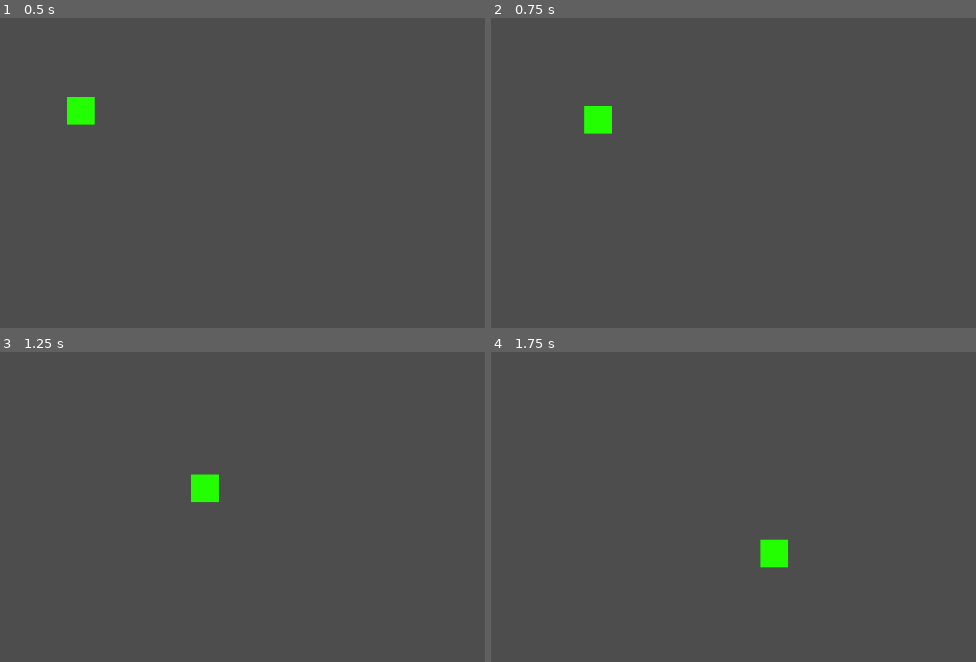
Above: before the commit, frames 1-4 (two rows, left to right).
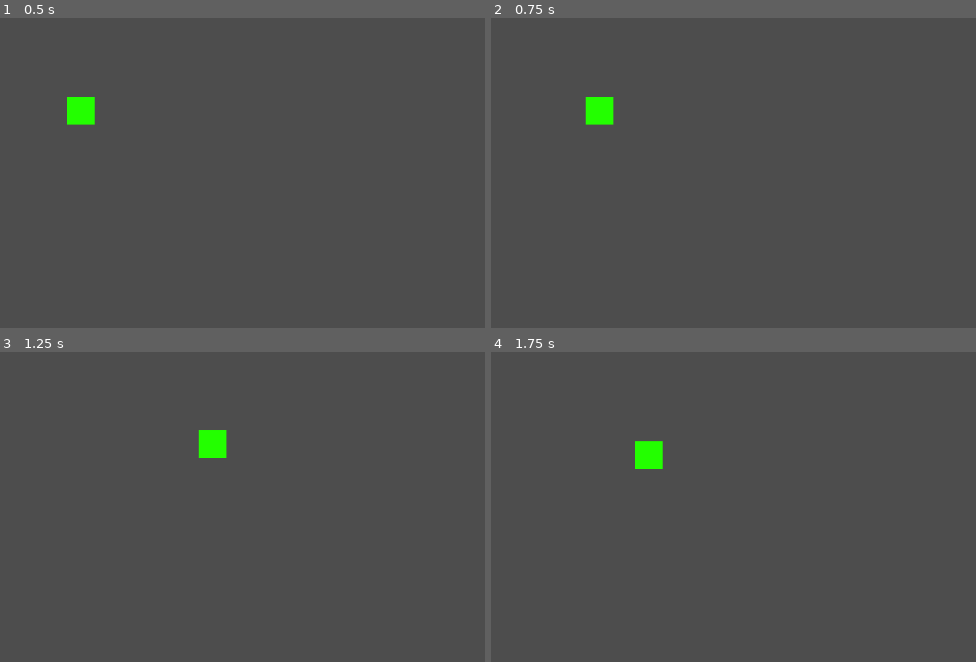
Above: after the commit, the same moments.

Repository: OhijMik/League-of-Dodgers
Game: Godot game, scene res://game_scene.tscn
Two runs of this game, one before a commit and one after it. Both use one fixed random seed, a clock stepped at 60 frames per second and the inputs below.
Inputs (mouse positions are in pixels of both pictures, inside the frame that each line leads up to):
- Up to frame 1 (0.5 s): no input
- Up to frame 2 (0.75 s): tap Enter at 0.5 s; move the mouse to (757, 107) at 0.52 s; right-click (757, 107) at 0.6 s
- Up to frame 3 (1.25 s): no input
- Up to frame 4 (1.75 s): move the mouse to (outside the picture) at 1.27 s; right-click (outside the picture) at 1.35 s

Frame 1 is identical in both runs. In frame 2, 0.4% of the frame differs, in the area x 19-26%, y 25-38%; in frame 3, 1.1%, in the area x 39-47%, y 25-49%; in frame 4, 1.1%.

Commit message:
Added champion movement
- Added the champion movement so that it moves towards the mouse position when clicked

Diff:
--- a/champion.gd
+++ b/champion.gd
@@ -5,19 +5,25 @@
 const JUMP_VELOCITY = -400.0
 
 # Get the gravity from the project settings to be synced with RigidBody nodes.
-var gravity = ProjectSettings.get_setting("physics/2d/default_gravity")
-
+var direction
+var mouse_pos
 
 func _physics_process(delta):
 	# Get the input direction and handle the movement/deceleration.
 	# As good practice, you should replace UI actions with custom gameplay actions.
-	var direction
+
 	if Input.is_action_just_pressed("move"):
-		direction = get_viewport().get_mouse_position().normalized()
+		mouse_pos = get_viewport().get_mouse_position()
+		direction = (mouse_pos - position).normalized()
 
 	if direction:
-		velocity = direction * SPEED
-	#else:
-		#velocity = move_toward(velocity.x, 0, SPEED)
+		if position.x > mouse_pos.x - 10 and position.x < mouse_pos.x + 10 \
+	   		and position.y > mouse_pos.y - 10 and position.y < mouse_pos.y + 10:
+			velocity = Vector2.ZERO
+			direction = null
+		else:
+			velocity = direction * SPEED
+	else:
+		velocity = Vector2.ZERO
 
 	move_and_slide()
